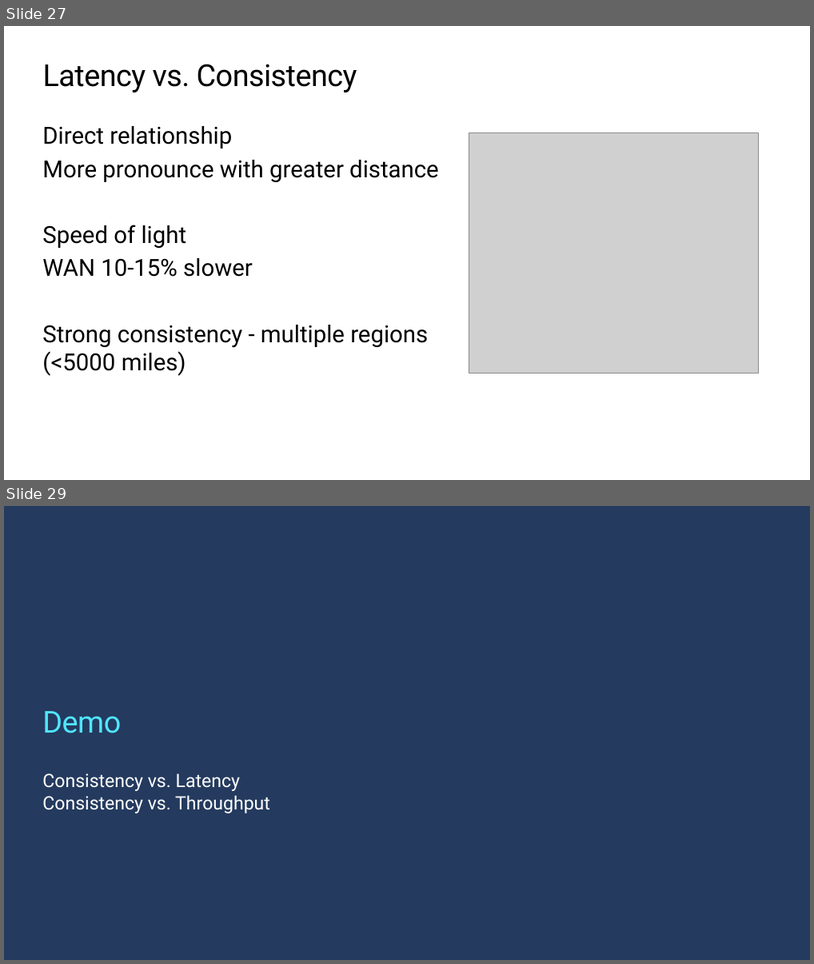
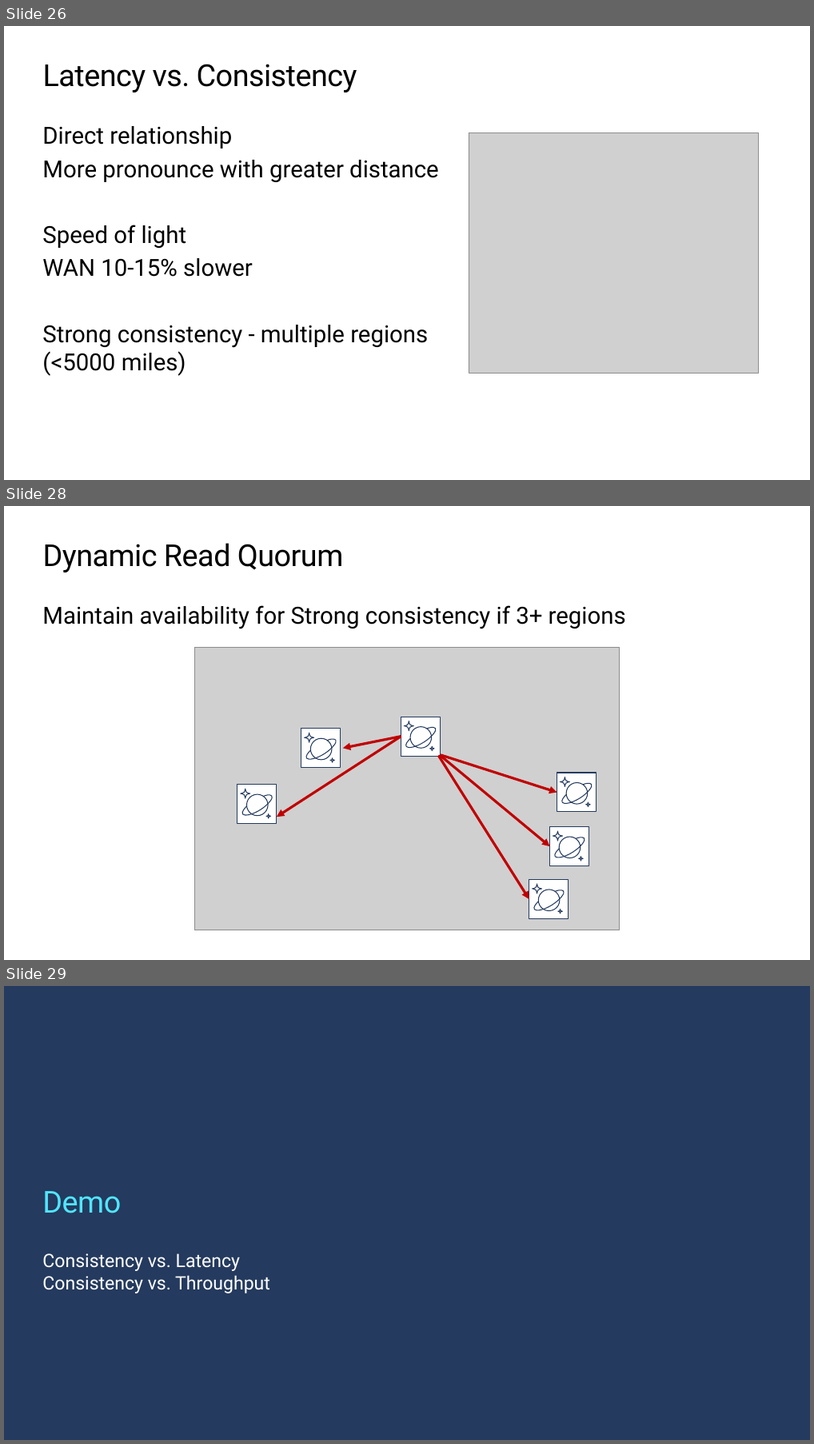
Before and after one commit to markjbrown/cosmos-global-distribution-demos, a slide deck: CosmosGlobalDistDemos/High-perf-apps-CosmosDB.pptx. Shown one above the other, each under a label of ours: slides 27 and 29 before the commit, slides 26, 28 and 29 after it; the slides between them are not shown. The pictures are 814x964 and 814x1444 pixels, drawn with LibreOffice and Linux fonts; fonts in the diff are those of the drawing; grey boxes stand for pictures; background and template pictures are left out. Boxes give left, top, right and bottom in pixels: in the first picture for what was removed or moved away, otherwise in the second. Text is boxed around its words. In the diff, an @@ line names an element or a change of style, - is before the commit and + after.

```diff
--- a/CosmosGlobalDistDemos/High-perf-apps-CosmosDB.pptx
+++ b/CosmosGlobalDistDemos/High-perf-apps-CosmosDB.pptx
@@ slide 28 added at (x1=4, y1=506, x2=810, y2=960), background #FFFFFF @@
@@ title added at (x1=43, y1=543, x2=343, y2=572), 36 pt, text #000000 @@
+Dynamic Read Quorum
@@ text added at (x1=42, y1=605, x2=626, y2=629), 28 pt, text #000000 @@
+Maintain availability for Strong consistency if 3+ regions
@@ picture added at (x1=194, y1=647, x2=620, y2=929) @@
@@ arrow added from (402, 736) to (277, 816), #C00000 3 pt @@
@@ group added at (x1=302, y1=728, x2=341, y2=768): 3 freeform shapes, 1 rectangle, 1 ellipse @@
@@ arrow added from (402, 736) to (343, 748), #C00000 3 pt @@
@@ group added at (x1=402, y1=716, x2=441, y2=756): 3 freeform shapes, 1 rectangle, 1 ellipse @@
@@ arrow added from (439, 756) to (530, 899), #C00000 3 pt @@
@@ arrow added from (441, 755) to (558, 792), #C00000 3 pt @@
@@ arrow added from (441, 756) to (550, 846), #C00000 3 pt @@
@@ group added at (x1=238, y1=784, x2=277, y2=824): 3 freeform shapes, 1 rectangle, 1 ellipse @@
@@ group added at (x1=558, y1=772, x2=597, y2=812): 3 freeform shapes, 1 rectangle, 1 ellipse @@
@@ group added at (x1=550, y1=827, x2=590, y2=866): 3 freeform shapes, 1 rectangle, 1 ellipse @@
@@ group added at (x1=530, y1=880, x2=569, y2=919): 3 freeform shapes, 1 rectangle, 1 ellipse @@
@@ what was slide 27 is now slide 26 @@
```
Also in this commit, not shown: 7 slides changed, 1 other slide added, 5 slides removed, 6 other files.
